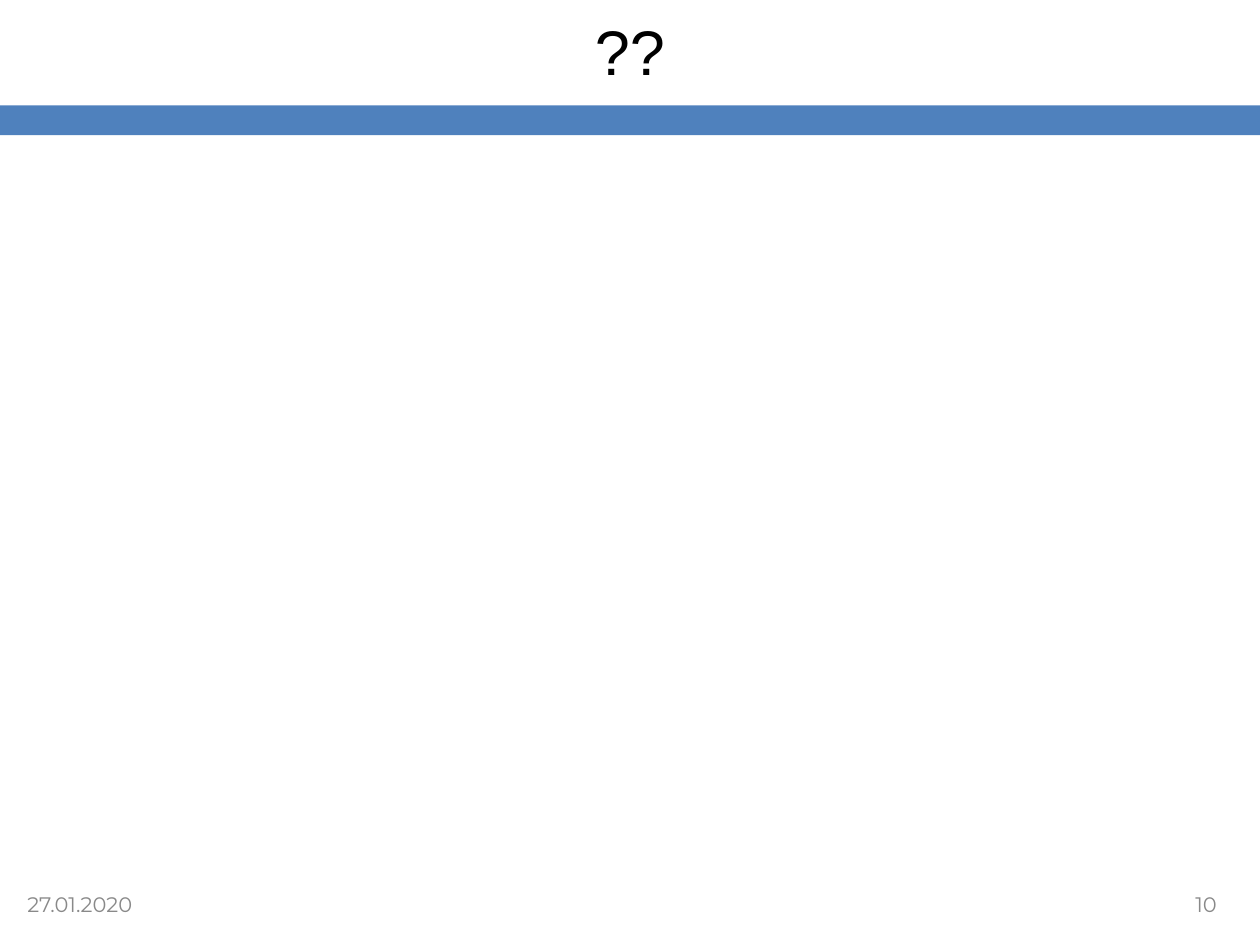
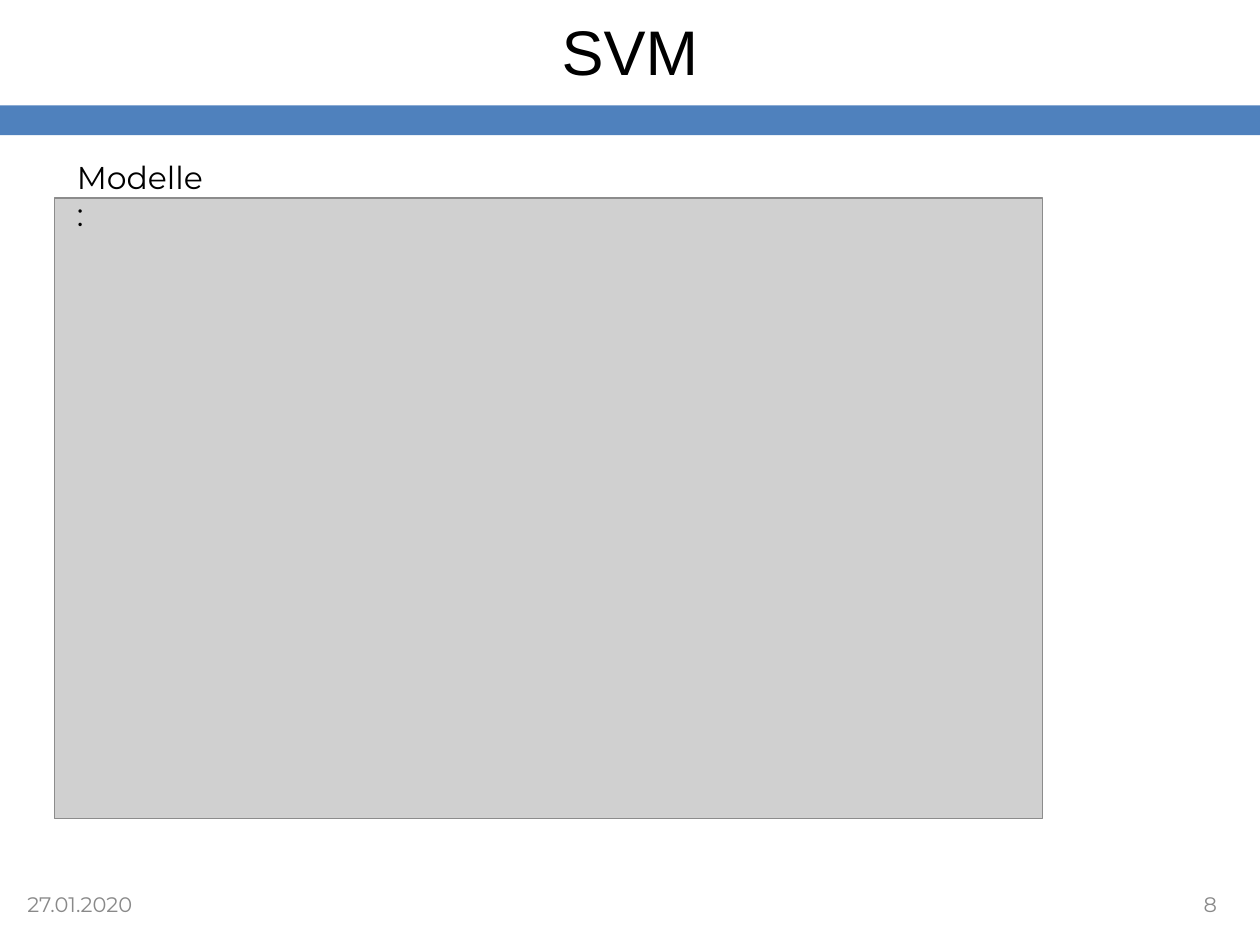
Before and after one commit to SvenjaDrewanz/Gruppe-4, a slide deck: slide 8 of Vortrag/Vortrag_OpenCampus_01.ppt (slide 10 before the commit). Drawn at 1260x945 pixels with LibreOffice and Linux fonts; fonts in the diff are those of the drawing; grey boxes stand for pictures. Boxes give left, top, right and bottom in pixels: in the first picture for what was removed or moved away, otherwise in the second. Text is boxed around its words. In the diff, an @@ line names an element or a change of style, - is before the commit and + after.

```diff
--- a/Vortrag/Vortrag_OpenCampus_01.ppt
+++ b/Vortrag/Vortrag_OpenCampus_01.ppt
@@ title removed at (x1=63, y1=6, x2=1197, y2=96) @@
-??
@@ title added at (x1=562, y1=31, x2=698, y2=76), 36 pt, text #000000 @@
+SVM
@@ text added at (x1=77, y1=165, x2=203, y2=189), 18 pt, text #000000 @@
+Modelle:
@@ picture added at (x1=54, y1=198, x2=1042, y2=818) @@
@@ page number at (x1=1204, y1=897, x2=1217, y2=912): text changed @@
-10
+8
```
Also in this commit, not shown: 1 slide added.
